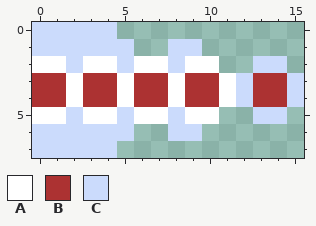
Pixel-art file -- Aseprite/nozzle.ase. Above: the version before the commit.
16x8 pixels, 1 frame.
Palette (. is transparent): A #ffffff  B #ac3232  C #cbdbfc
Pixels before, first column x 0:
0 CCCCC...........
1 CCCCCC..CC......
2 AACAACAACAA..CC.
3 BBABBABBABBACBBC
4 BBABBABBABBACBBC
5 AACAACAACAA..CC.
6 CCCCCC..CC......
7 CCCCC...........
And afterwards:
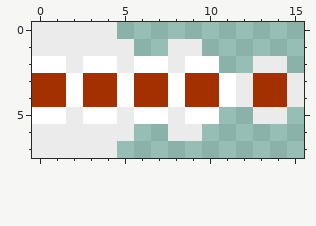
Changes in this commit:
{"colour":"B","old":"#ac3232","new":"#a23000"}
{"colour":"C","old":"#cbdbfc","new":"#ebebeb"}
{"label":"changed","picture_box":[32,22,304,158]}
